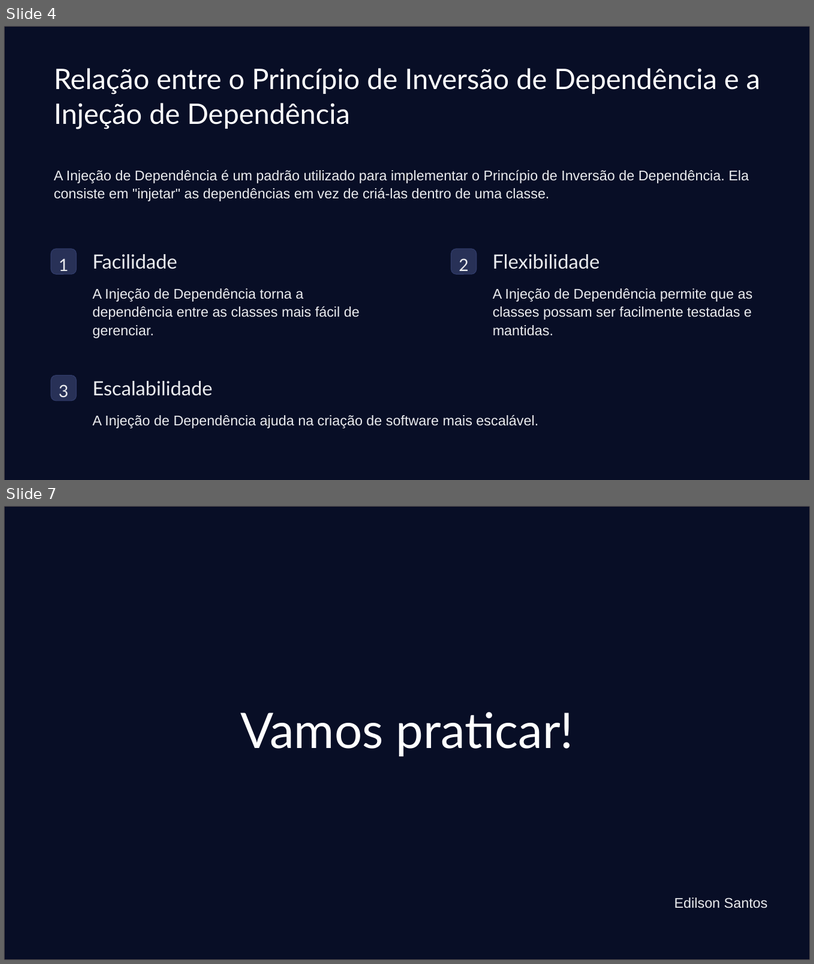
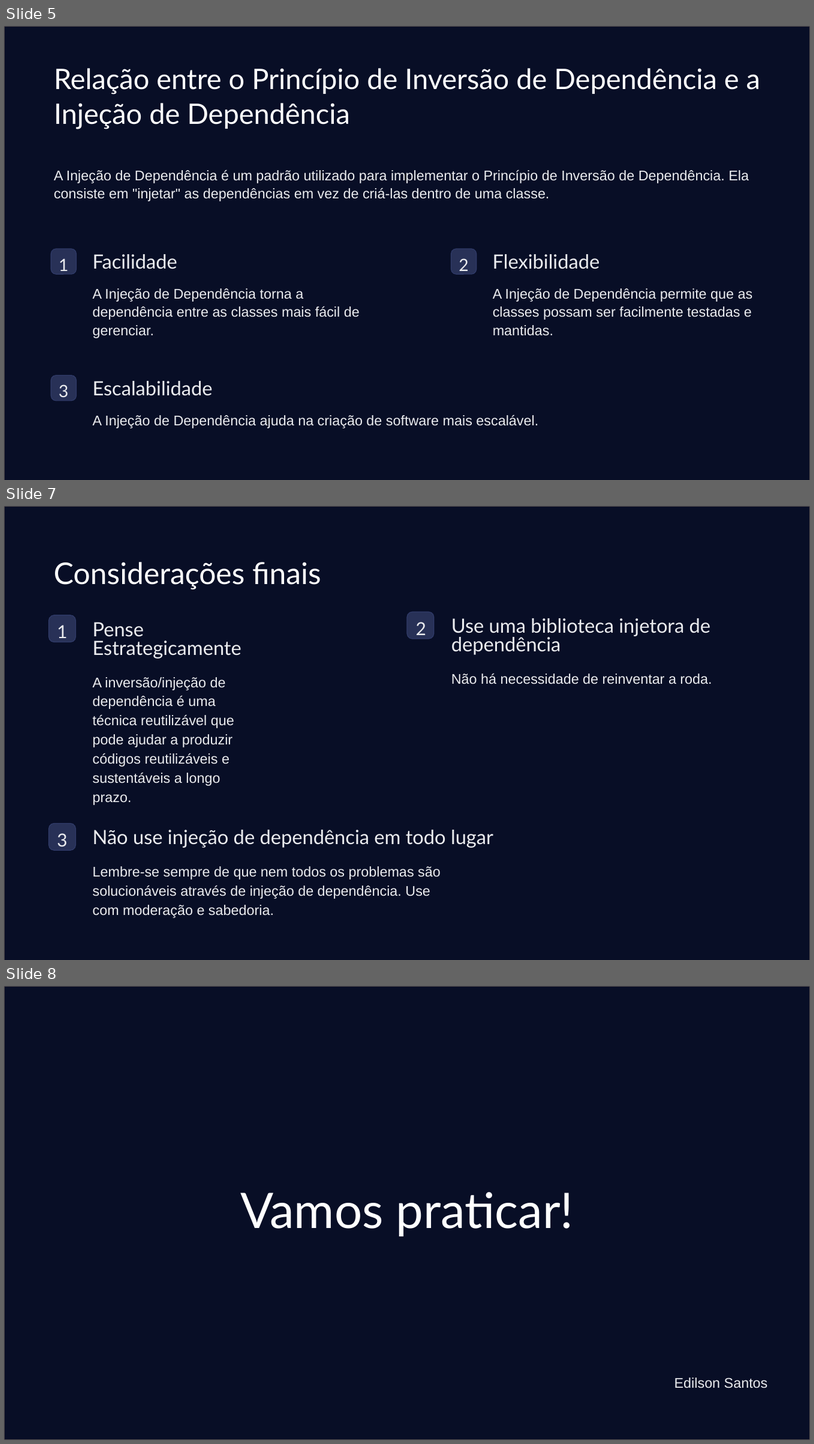
Before and after one commit to Edilsonss123/apresentacao-guildas, a slide deck: slides/01 - Principio-de-Inversao-de-Dependencia.pptx. Shown one above the other, each under a label of ours: slides 4 and 7 before the commit, slides 5, 7 and 8 after it; the slides between them are not shown. The pictures are 814x964 and 814x1444 pixels, drawn with LibreOffice and Linux fonts; fonts in the diff are those of the drawing. Boxes give left, top, right and bottom in pixels: in the first picture for what was removed or moved away, otherwise in the second. Text is boxed around its words. In the diff, an @@ line names an element or a change of style, - is before the commit and + after.

```diff
--- a/slides/01 - Principio-de-Inversao-de-Dependencia.pptx
+++ b/slides/01 - Principio-de-Inversao-de-Dependencia.pptx
@@ slide 7 added at box(4, 506, 810, 960), background #FFFFFF @@
@@ rectangle added at box(4, 506, 810, 960), fill #A8AFCC @@
@@ rectangle added at box(4, 507, 810, 960), fill #080E26, outline #565151 1.06 pt @@
@@ text added at box(54, 562, 321, 589), 42.7 pt, text #FFFFFF @@
+Considerações finais
@@ rounded rectangle added at box(407, 612, 434, 639), fill #283157, outline #303B69 1.06 pt @@
@@ rounded rectangle added at box(49, 615, 75, 642), fill #283157, outline #303B69 1.06 pt @@
@@ text added at box(57, 625, 67, 638), 25.6 pt, text #EBECEF @@
+1
@@ text added at box(93, 622, 242, 658), 28 pt, text #EBECEF @@
+Pense Estrategicamente
@@ text added at box(416, 622, 426, 635), 25.6 pt, text #EBECEF @@
+2
@@ text added at box(452, 618, 711, 655), 28 pt, text #EBECEF @@
+Use uma biblioteca injetora de dependência
@@ text added at box(93, 677, 234, 805), 20 pt, text #EBECEF @@
+A inversão/injeção de dependência é uma técnica reutilizável que pode ajudar a produzir códigos reutilizáveis e sustentáveis a longo prazo.
@@ text added at box(452, 673, 712, 684), 20 pt, text #EBECEF @@
+Não há necessidade de reinventar a roda.
@@ rounded rectangle added at box(49, 823, 75, 850), fill #283157, outline #303B69 1.06 pt @@
@@ text added at box(93, 829, 494, 847), 28 pt, text #EBECEF @@
+Não use injeção de dependência em todo lugar
@@ text added at box(57, 833, 67, 847), 25.6 pt, text #EBECEF @@
+3
@@ text added at box(93, 866, 441, 918), 20 pt, text #EBECEF @@
+Lembre-se sempre de que nem todos os problemas são solucionáveis através de injeção de dependência. Use com moderação e sabedoria.
@@ what was slide 4 is now slide 5 @@
@@ what was slide 7 is now slide 8 @@
```
Also in this commit, not shown: 1 other slide added, 1 slide removed, 21 other files.
